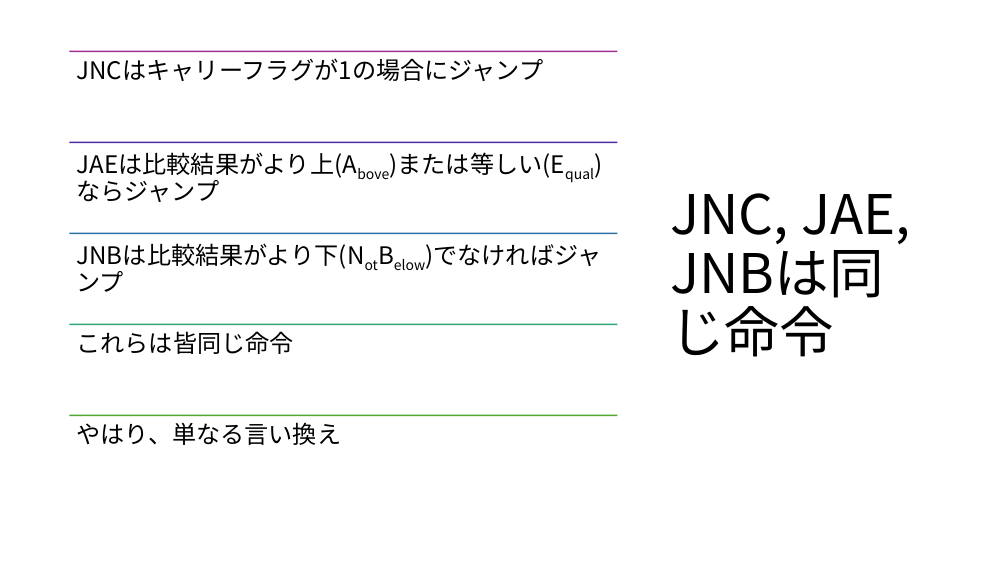
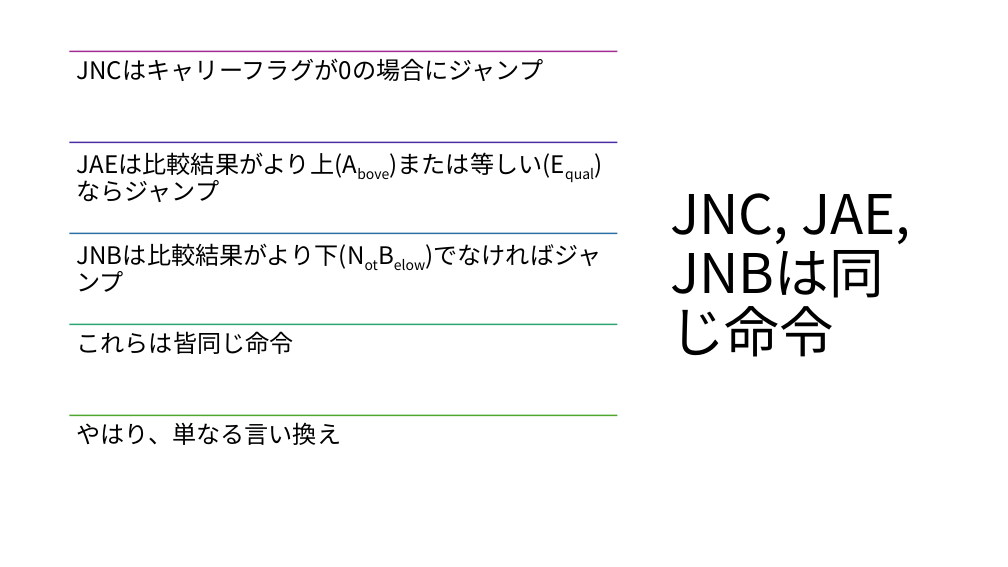
Before and after one commit to youtube-programmercpp/Y250713AsmJcc, a slide deck: slide 6 of 条件分岐入門.pptx. Drawn at 1008x567 pixels with LibreOffice and Linux fonts; fonts in the diff are those of the drawing. Boxes give left, top, right and bottom in pixels: in the first picture for what was removed or moved away, otherwise in the second. Text is boxed around its words. In the diff, an @@ line names an element or a change of style, - is before the commit and + after.

```diff
--- a/条件分岐入門.pptx
+++ b/条件分岐入門.pptx
@@ text at (77, 58, 544, 81): text changed @@
-JNCはキャリーフラグが1の場合にジャンプ
+JNCはキャリーフラグが0の場合にジャンプ
```
Also in this commit, not shown: 3 slides added, 1 slide removed.
